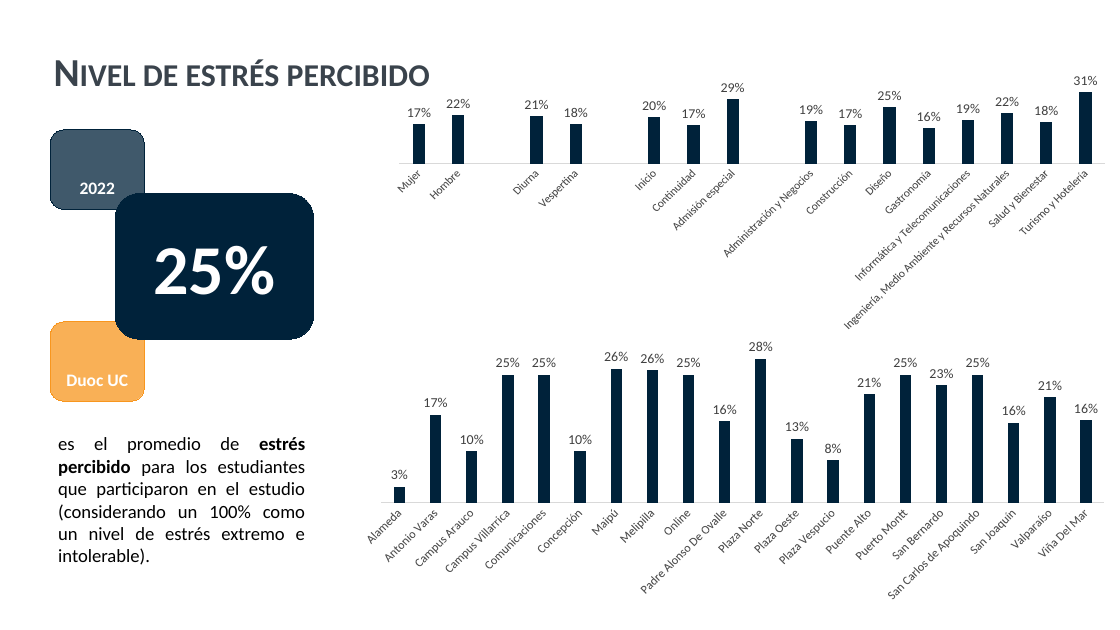
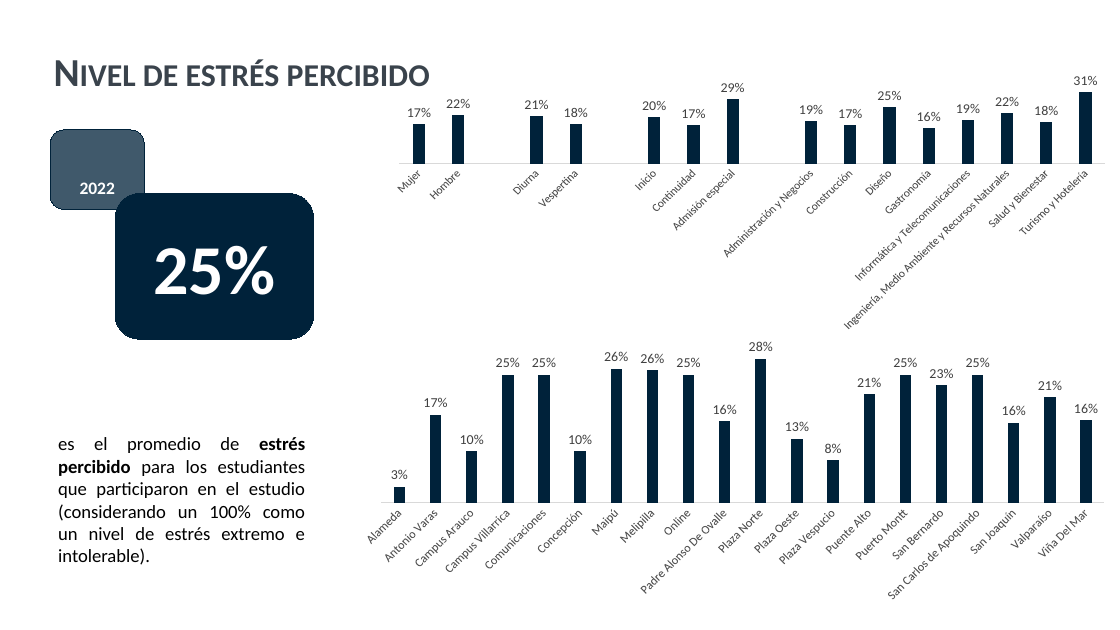
Before and after one commit to SebaValenzuela/RBDUOC2025, a slide deck: slide 15 of reports/templates/template-prueba.pptx. Drawn at 1120x630 pixels with LibreOffice and Linux fonts; fonts in the diff are those of the drawing; background and template pictures are left out. Boxes give left, top, right and bottom in pixels: in the first picture for what was removed or moved away, otherwise in the second. Text is boxed around its words. In the diff, an @@ line names an element or a change of style, - is before the commit and + after.

```diff
--- a/reports/templates/template-prueba.pptx
+++ b/reports/templates/template-prueba.pptx
@@ rounded rectangle removed at [50, 322, 145, 401] @@
-Duoc UC
```
Also in this commit, not shown: 13 other slides changed, 12 other files.
